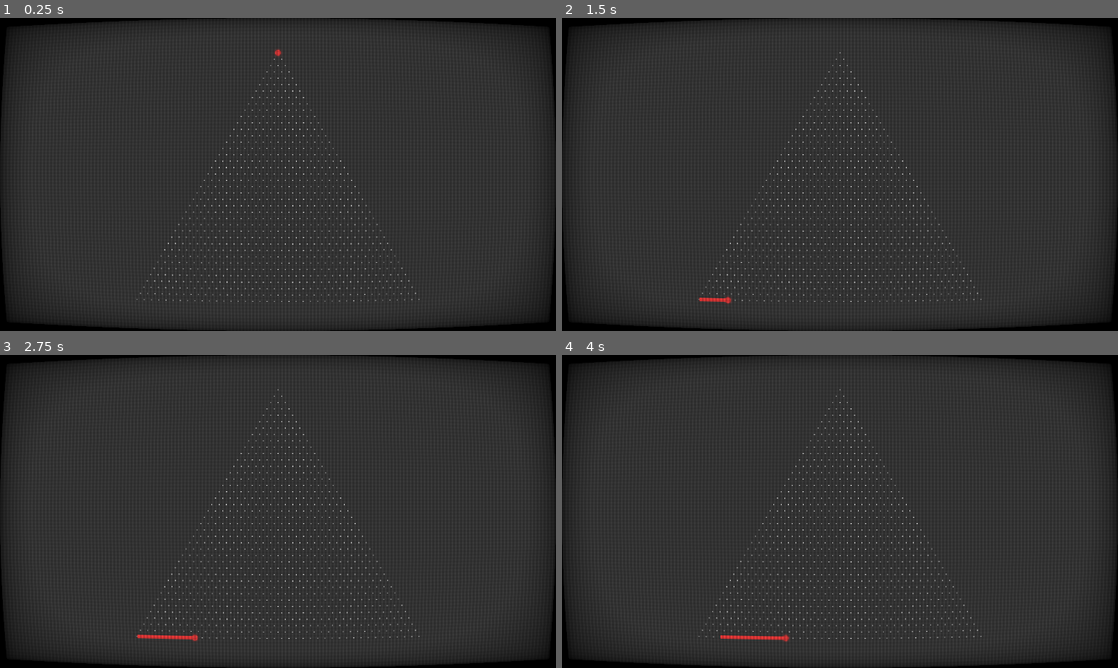
Above: before the commit, frames 1-4 (two rows, left to right).
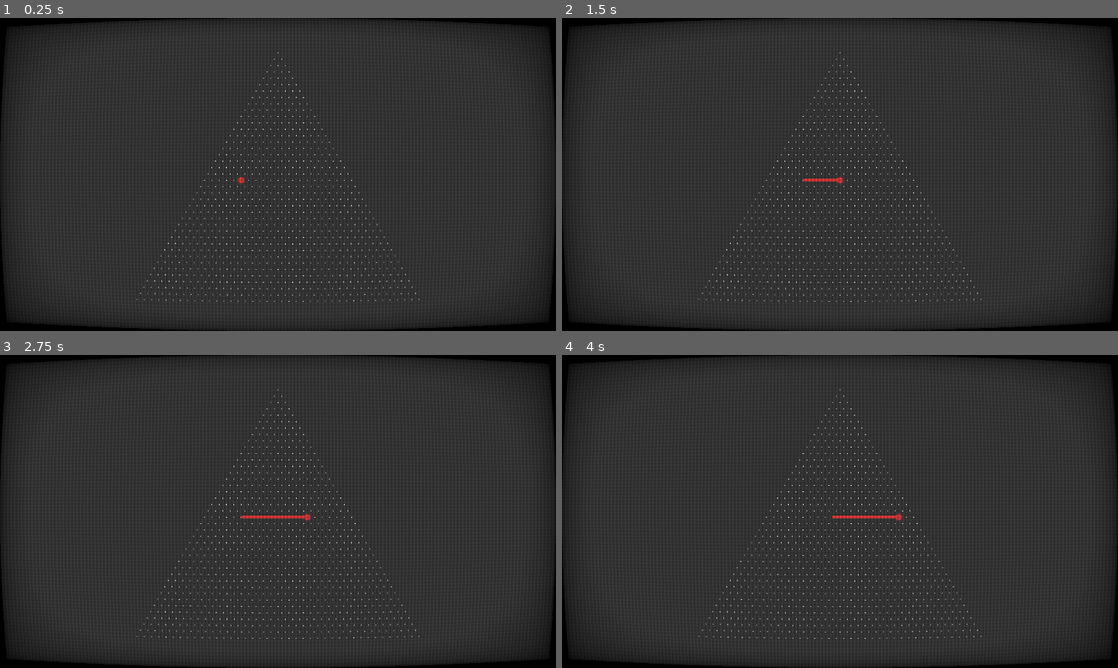
Above: after the commit, the same moments.

Repository: notapixelstudio/kaleidosnake
Game: Godot game, scene res://World.tscn
Two runs of this game, one before a commit and one after it. Both use one fixed random seed, a clock stepped at 60 frames per second and the inputs below.
Inputs:
- Up to frame 1 (0.25 s): no input
- Up to frame 2 (1.5 s): tap Enter at 0.5 s; hold Right (ui_right) 0.53-1.28 s; tap Space at 1.25 s; hold Down (ui_down) from 1.28 s (still down)
- Up to frame 3 (2.75 s): tap Enter at 2 s; release Down (ui_down) at 2.03 s; hold Right (ui_right) from 2.03 s (still down)
- Up to frame 4 (4 s): tap Space at 2.75 s; release Right (ui_right) at 2.78 s; hold Up (ui_up) 2.78-3.53 s; tap Enter at 3.5 s; hold Left (ui_left) from 3.53 s (still down)

The runs differ from the first frame. In frame 1, less than 0.1% of the frame differs, in the area x 42-51%, y 10-54%; in frame 2, 0.2%; in frame 3, 0.3%; in frame 4, 0.3%, in the area x 28-62%, y 50-92%.

Commit message:
set snake position at beginning

Diff:
--- a/Snake.gd
+++ b/Snake.gd
@@ -1,6 +1,6 @@
 extends Node2D
 
-var cell = Vector2(0, 0)
+var cell = Vector2(20, 5)
 var dir = 0
 
 var size = 10
